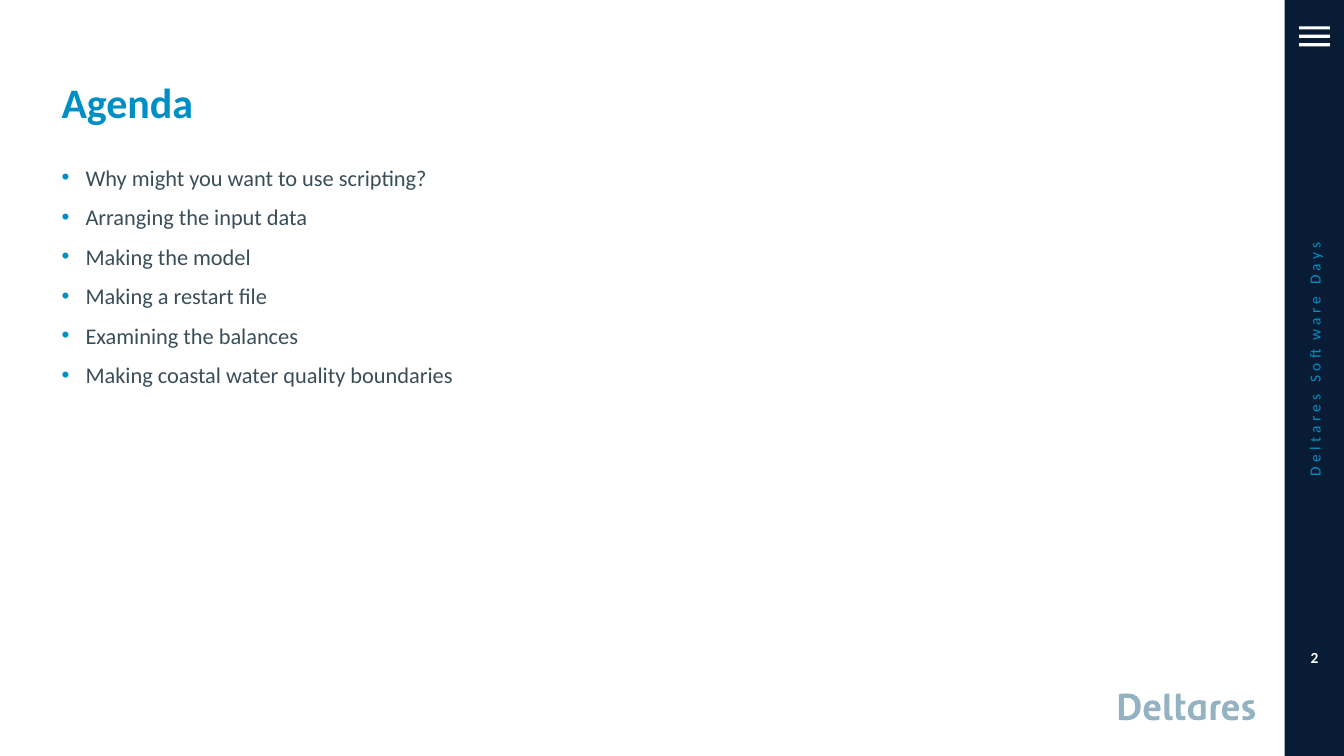
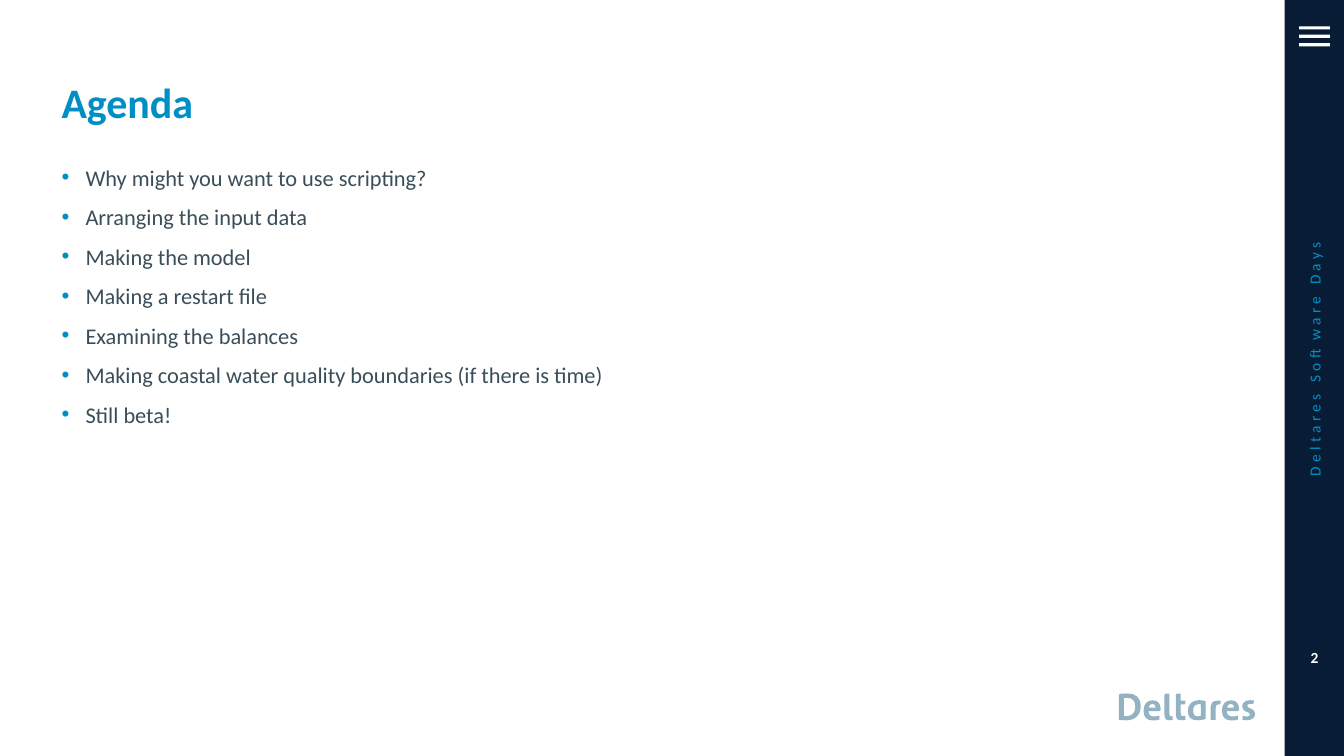
Before and after one commit to RSchueder/dflowutil, a slide deck: slide 2 of DFMWAQ_with_python.pptx. Drawn at 1344x756 pixels with LibreOffice and Linux fonts; fonts in the diff are those of the drawing; background and template pictures are left out. Boxes give left, top, right and bottom in pixels: in the first picture for what was removed or moved away, otherwise in the second. Text is boxed around its words. In the diff, an @@ line names an element or a change of style, - is before the commit and + after.

```diff
--- a/DFMWAQ_with_python.pptx
+++ b/DFMWAQ_with_python.pptx
@@ text at (x1=86, y1=367, x2=602, y2=423): text changed @@
-• Making coastal water quality boundaries
+• Making coastal water quality boundaries (if there is time)
+• Still beta!
```
Also in this commit, not shown: 17 other files.
